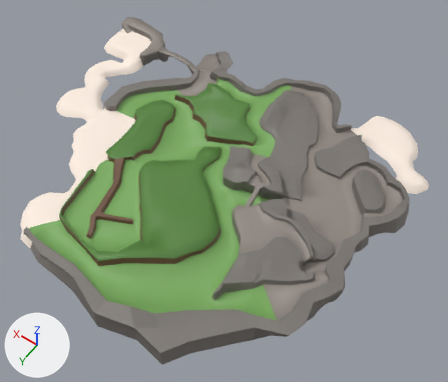
One commit to the OBJ model IslandWish/IslandWishGame/Assets/Art/Environment/lvl2.obj: the scene before it, then after it.
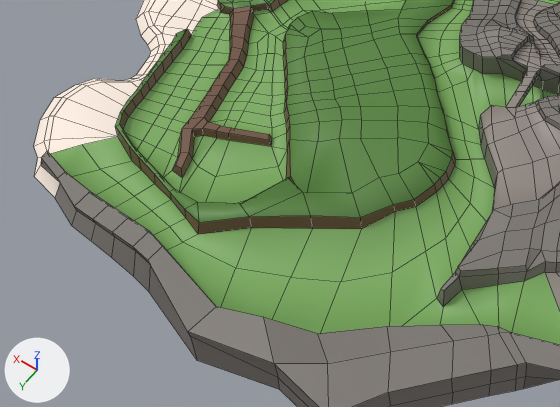
Old and new are each drawn whole from a camera (50 mm lens) standing at (-142.2, 135.4, 200.8) and looking at (-49.7, 5.9, -2.7) and again close up on the part from 1% to 60% of the width and 41% to 91% of the height. The lights are fixed; the arrows at lower left show +X, +Y and +Z. The close-ups show mesh edges as thin lines. Where no turn or scale is listed for an object, it has been applied to the vertices.

Script lines for the objects in view, before the commit:
```python
me_lvl2 = bpy.data.meshes.new('Lvl2')
me_lvl2.from_pydata(...)  # 2936 vertices, 2865 faces; spans x -119.0..52.0, y -69.0..82.0, z -3.0..12.0
me_lvl2.materials.append(mat_master)  # picture img_master_png
# before: 10 (-80.0, 48.0, 11.0) at pixel (460, 270), 11 (-79.0, 48.0, 11.0) at pixel (457, 266), 12 (-78.0, 48.0, 10.0) at pixel (455, 272), 13 (-79.0, 49.0, 10.0) at pixel (458, 276), 1078 (-78.0, 51.0, 8.0) at pixel (440, 288)
# before: 1873 (-79.0, 52.0, 9.0) at pixel (443, 291)
ob_lvl2 = bpy.data.objects.new('Lvl2', me_lvl2)
ob_lvl2.location = (0.0, 0.0, 0.0)
```
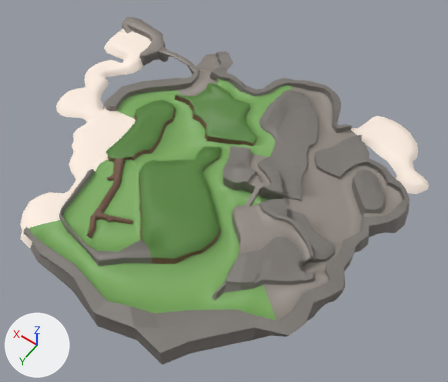
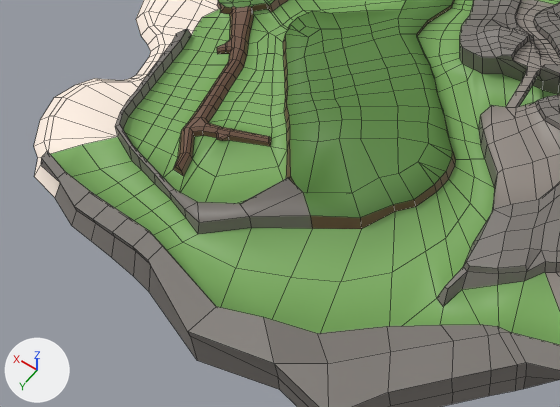
Scene script edits in JSON lines:
```json
{"block": "me_lvl2", "where": "# used by ob_lvl2; location = (0.0, 0.0, 0.0)"}
{"block": "me_lvl2", "where": "# verts and faces of me_lvl2; kept vertices keep their numbers, new ones are numbered from 2936"}
{"op": "remove", "block": "me_lvl2", "code": "me_lvl2.from_pydata(...)  # 2936 vertices, 2865 faces; spans x -119.0..52.0, y -69.0..82.0, z -3.0..12.0"}
{"op": "add", "block": "me_lvl2", "code": "me_lvl2.from_pydata(...)  # 3010 vertices, 2917 faces; spans x -119.0..52.0, y -69.0..82.0, z -3.0..12.0"}
{"block": "me_lvl2", "change": "me_lvl2 part 1"}
{"op": "add", "block": "me_lvl2", "code": "verts[10] = (-80.0, 46.0, 10.0)  # moved, pixel (469, 265)"}
{"op": "add", "block": "me_lvl2", "code": "verts[1873] = (-79.0, 50.0, 8.0)  # moved, pixel (447, 289)"}
{"op": "add", "block": "me_lvl2", "code": "verts[11] = (-79.0, 45.0, 10.0)  # moved, pixel (466, 261)"}
{"op": "add", "block": "me_lvl2", "code": "verts[12] = (-78.0, 46.0, 8.0)  # moved, pixel (463, 266)"}
{"op": "add", "block": "me_lvl2", "code": "verts[13] = (-79.0, 46.0, 8.0)  # moved, pixel (467, 271)"}
{"op": "add", "block": "me_lvl2", "code": "verts[1078] = (-78.0, 50.0, 7.0)  # moved, pixel (444, 286)"}
{"block": "me_lvl2", "change": "me_lvl2 part 2"}
{"block": "me_lvl2", "change": "14 vertices are removed from x -26.0..-8.0, y 22.0..58.0, z 6.0"}
{"block": "me_lvl2", "change": "53 faces are deleted"}
{"block": "me_lvl2", "change": "1 vertex moves within x -20.0, y 50.0, z 5.0"}
{"block": "me_lvl2", "change": "88 vertices are added at x -33.0..-7.0, y 21.0..58.0, z 4.0..6.0"}
{"block": "me_lvl2", "change": "114 new faces join them"}
{"block": "me_lvl2", "change": "me_lvl2 part 3: 55 kept faces spanning x -52.0..-2.0, y 33.0..66.0, z 2.0..8.0 get new texture (UV) coordinates"}
```

Changed parts and their boxes (x1, y1, x2, y2) in the close-ups (560 x 407 px; the box of a moved part takes in the faces that stretch with it):
```json
{"part": 1, "of": "me_lvl2", "change": "moved or reshaped", "before": [437, 231, 506, 306], "after": [437, 231, 506, 306]}
{"part": 2, "of": "me_lvl2", "change": "built on", "before": [172, 0, 272, 177], "after": [173, 0, 271, 176]}
{"part": 3, "of": "me_lvl2", "change": "surface changed", "before": [115, 29, 312, 234], "after": [115, 29, 312, 234], "on screen": "green to grey"}
```
